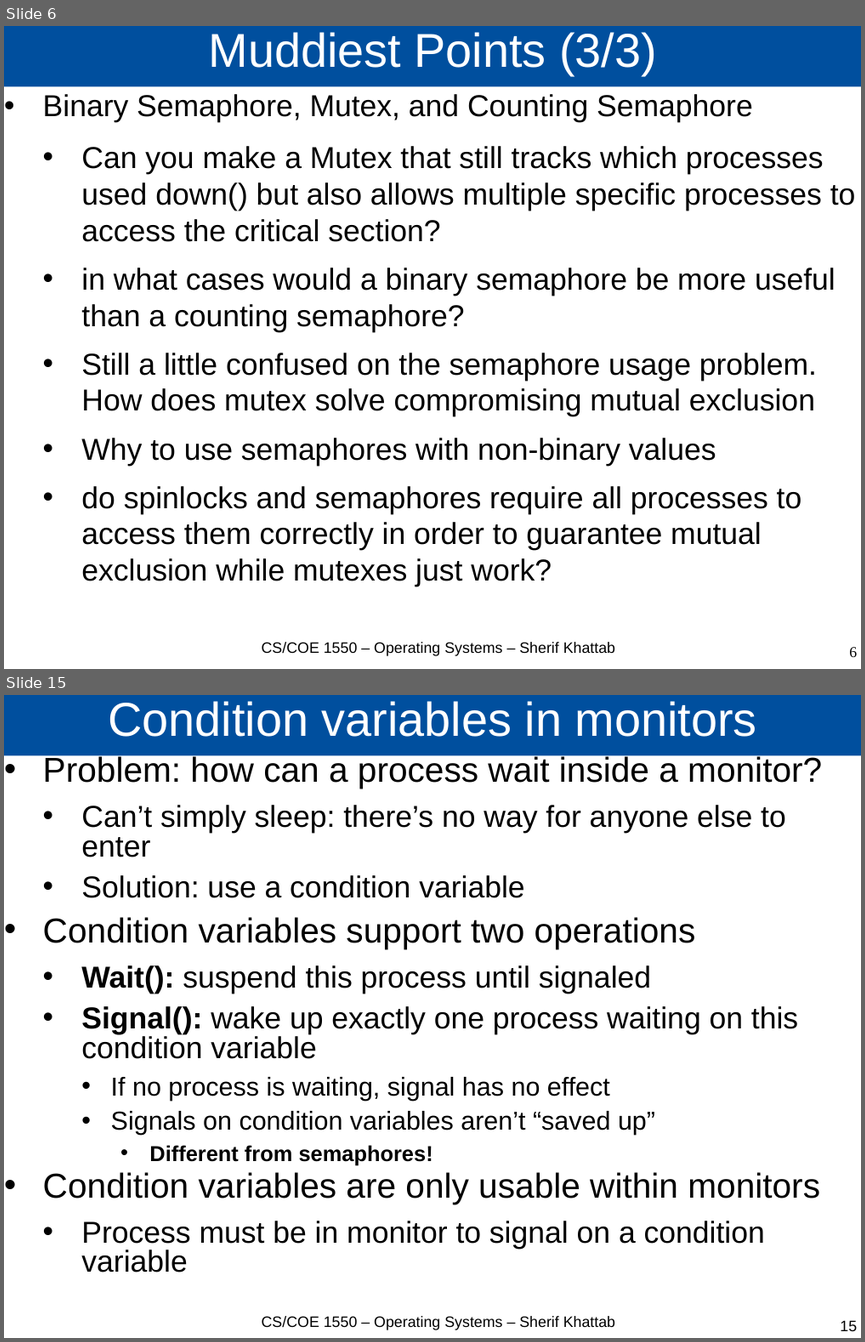
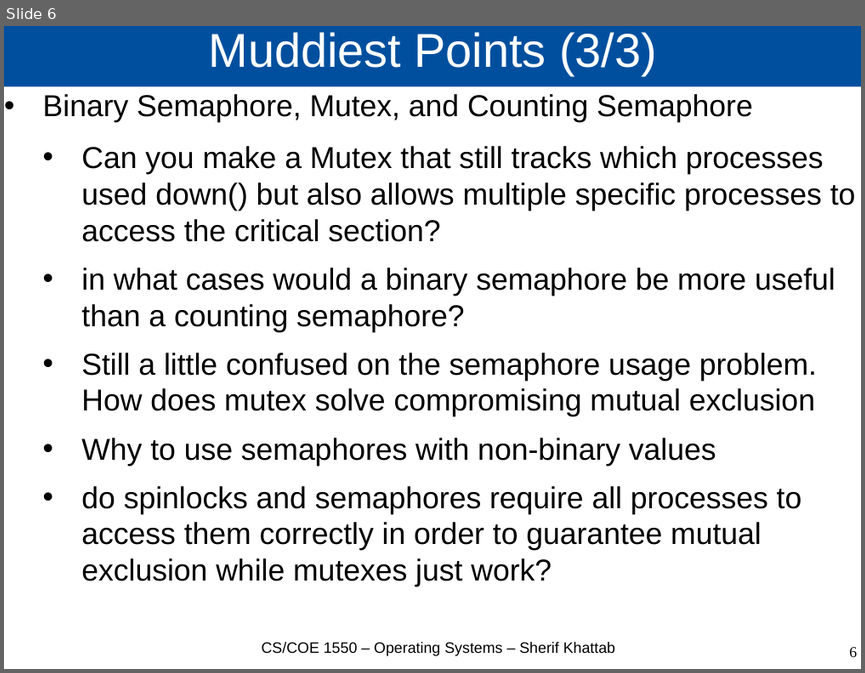
Before and after one commit to cs1550-2224/cs1550-code-handouts, a slide deck: DraftSlides/Lecture7.pptx. Shown one above the other, each under a label of ours: slides 6 and 15 before the commit, slide 6 after it; the slides between them are not shown. The pictures are 865x1342 and 865x673 pixels, drawn with LibreOffice and Linux fonts; fonts in the diff are those of the drawing. Boxes give left, top, right and bottom in pixels: in the first picture for what was removed or moved away, otherwise in the second. Text is boxed around its words. In the diff, an @@ line names an element or a change of style, - is before the commit and + after.

```diff
--- a/DraftSlides/Lecture7.pptx
+++ b/DraftSlides/Lecture7.pptx
@@ slide 15 removed at bbox=[4, 695, 861, 1338], background #FFFFFF @@
@@ title removed at bbox=[4, 695, 861, 756] @@
-Condition variables in monitors
@@ text removed at bbox=[43, 755, 822, 1272] @@
-• Problem: how can a process wait inside a monitor?
-  • Can’t simply sleep: there’s no way for anyone else to enter
-  • Solution: use a condition variable
-• Condition variables support two operations
-  • Wait(): suspend this process until signaled
-  • Signal(): wake up exactly one process waiting on this condition variable
-    • If no process is waiting, signal has no effect
-    • Signals on condition variables aren’t “saved up”
-      • Different from semaphores!
-• Condition variables are only usable within monitors
-  • Process must be in monitor to signal on a condition variable
@@ text removed at bbox=[262, 1315, 615, 1330] @@
-CS/COE 1550 – Operating Systems – Sherif Khattab
@@ page number removed at bbox=[840, 1320, 857, 1331] @@
-15
```
Also in this commit, not shown: 9 other slides removed, 5 other files.
